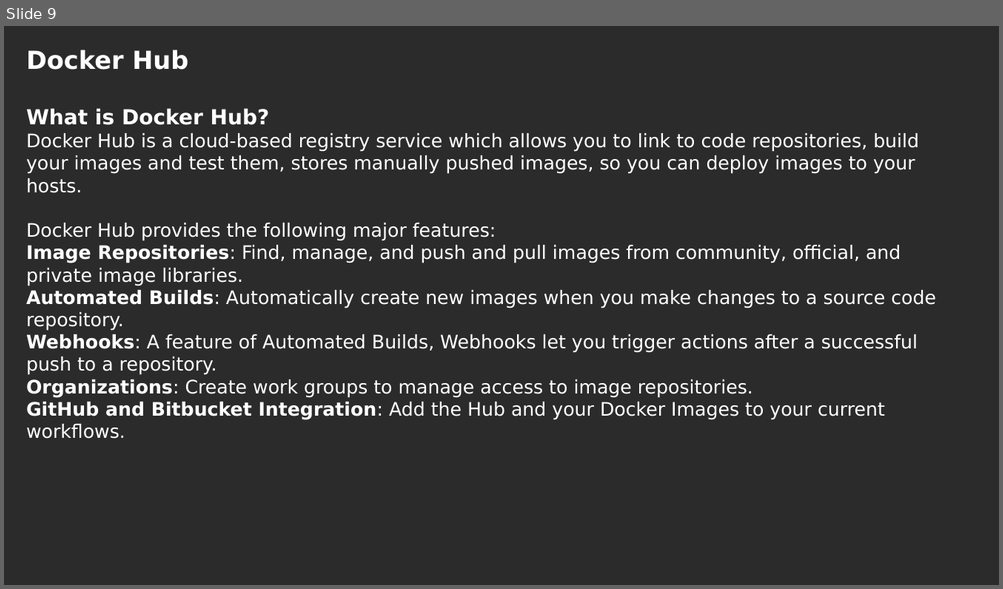
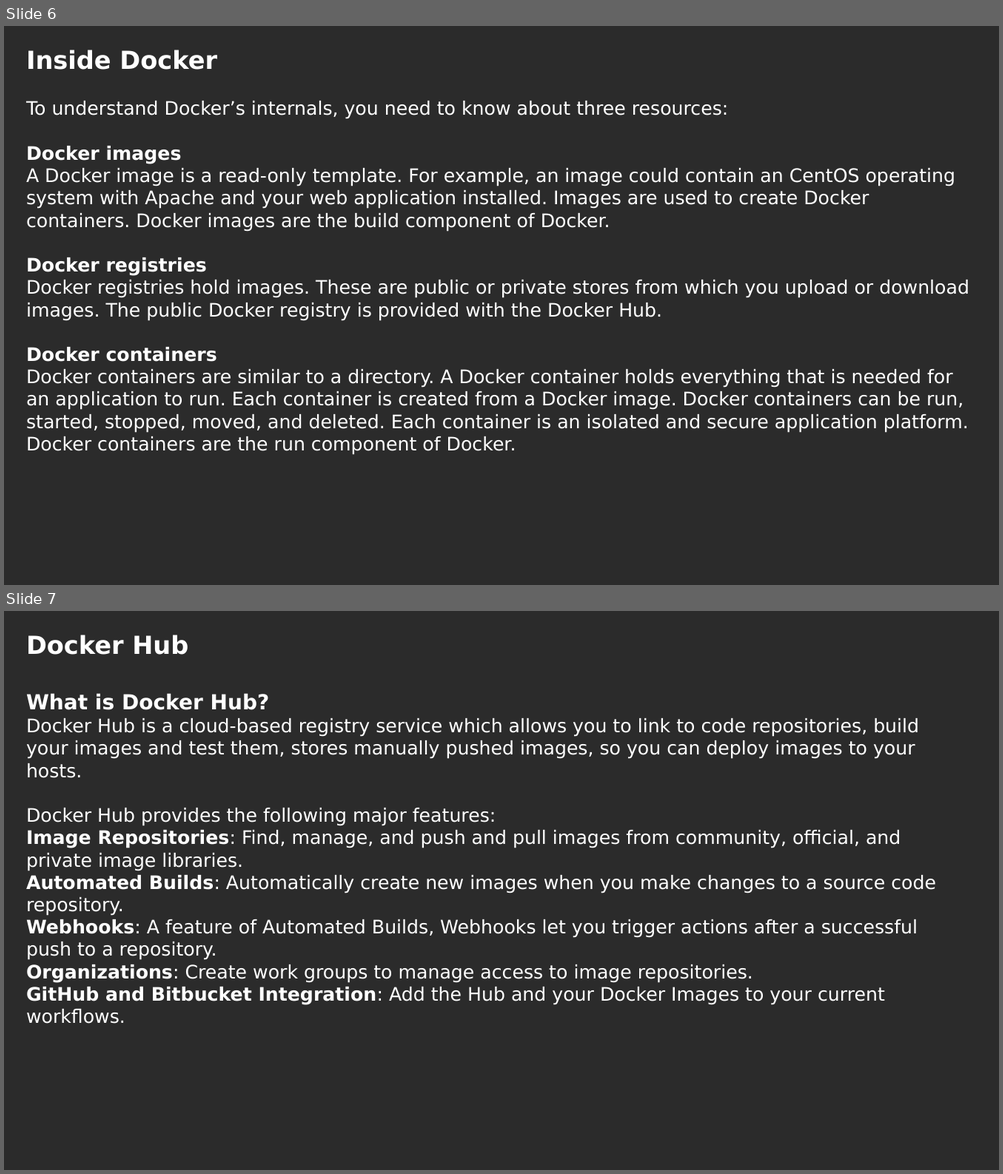
Before and after one commit to luisnabais-courses/course_docker, a slide deck: slides/course_slides.odp. Shown one above the other, each under a label of ours: slide 9 before the commit, slides 6 and 7 after it. The pictures are 1003x589 and 1003x1174 pixels, drawn with LibreOffice and Linux fonts; fonts in the diff are those of the drawing; background and template pictures are left out; a plain dark background stands for a picture behind light text. Boxes give left, top, right and bottom in pixels: in the first picture for what was removed or moved away, otherwise in the second. Text is boxed around its words. In the diff, an @@ line names an element or a change of style, - is before the commit and + after.

```diff
--- a/slides/course_slides.odp
+++ b/slides/course_slides.odp
@@ slide 6 added at bbox=[4, 26, 999, 585], background picture (left out) @@
@@ text added at bbox=[26, 50, 969, 455], 18 pt, text #FFFFFF @@
+Inside Docker
+To understand Docker’s internals, you need to know about three resources:
+Docker images
+A Docker image is a read-only template. For example, an image could contain an CentOS operating system with Apache and your web application installed. Images are used to create Docker containers. Docker images are the build component of Docker.
+Docker registries
+Docker registries hold images. These are public or private stores from which you upload or download images. The public Docker registry is provided with the Docker Hub.
+Docker containers
+Docker containers are similar to a directory. A Docker container holds everything that is needed for an application to run. Each container is created from a Docker image. Docker containers can be run, started, stopped, moved, and deleted. Each container is an isolated and secure application platform. Docker containers are the run component of Docker.
@@ what was slide 9 is now slide 7 @@
```
Also in this commit, not shown: 2 slides changed, 2 other slides added, 1 slide removed.
